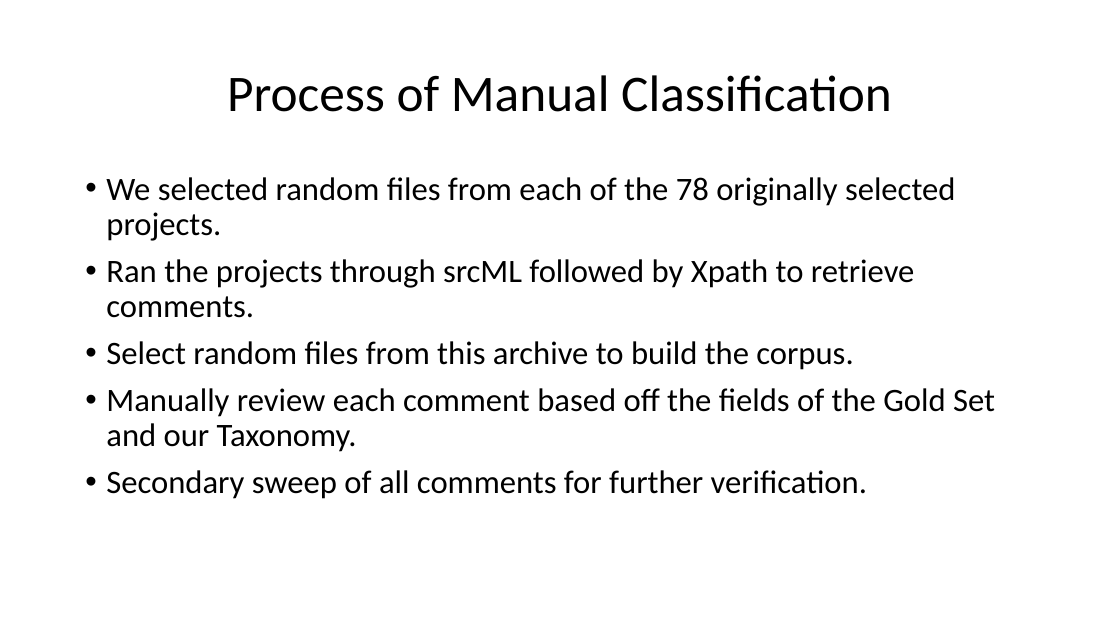
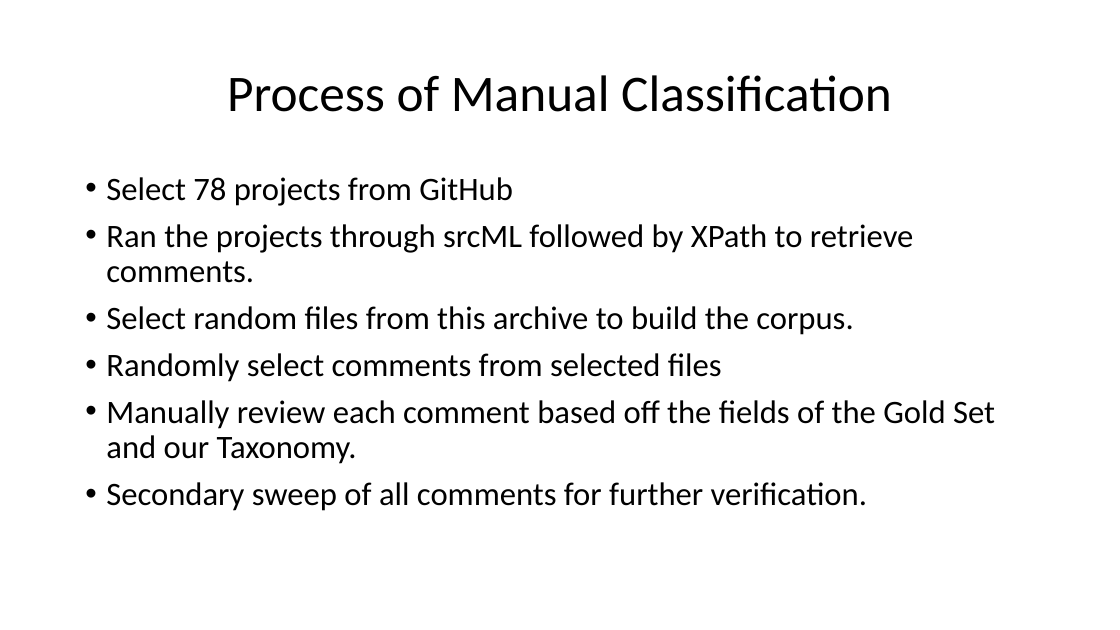
Before and after one commit to mjdecker/Commented-out-Code-Analysis, a slide deck: slide 6 of AUTOMATIC IDENTIFICATION AND ANALYSIS OF COMMENTED OUT CODE.pptx. Drawn at 1120x630 pixels with LibreOffice and Linux fonts; fonts in the diff are those of the drawing. Boxes give left, top, right and bottom in pixels: in the first picture for what was removed or moved away, otherwise in the second. Text is boxed around its words. In the diff, an @@ line names an element or a change of style, - is before the commit and + after.

```diff
--- a/AUTOMATIC IDENTIFICATION AND ANALYSIS OF COMMENTED OUT CODE.pptx
+++ b/AUTOMATIC IDENTIFICATION AND ANALYSIS OF COMMENTED OUT CODE.pptx
@@ text at bbox=[106, 177, 914, 283]: text changed @@
-• We selected random files from each of the 78 originally selected projects.
-• Ran the projects through srcML followed by Xpath to retrieve comments.
+• Select 78 projects from GitHub
+• Ran the projects through srcML followed by XPath to retrieve comments.
@@ text at bbox=[106, 353, 722, 382]: paragraph added @@
+• Randomly select comments from selected files
```
Also in this commit, not shown: 2 other slides changed.
